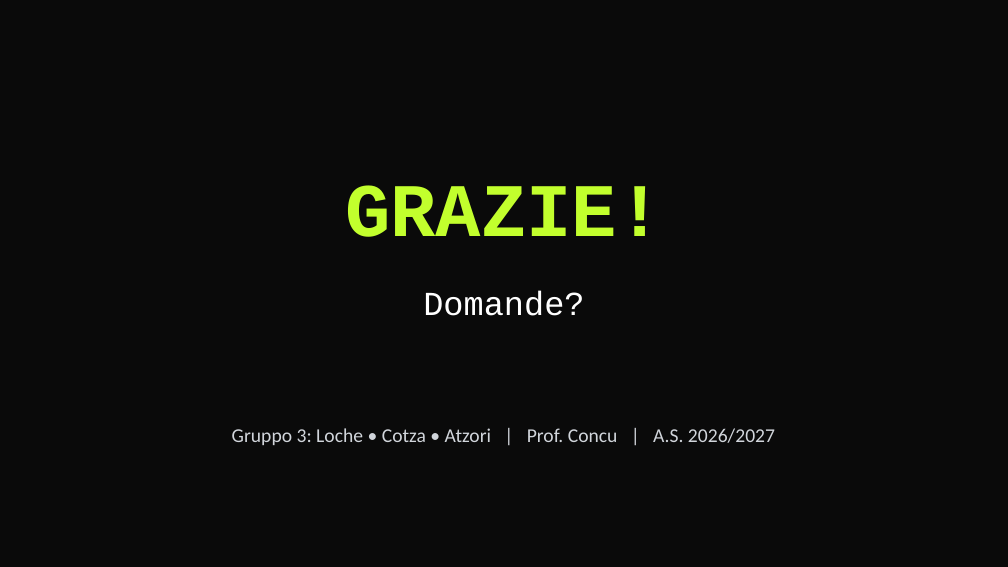
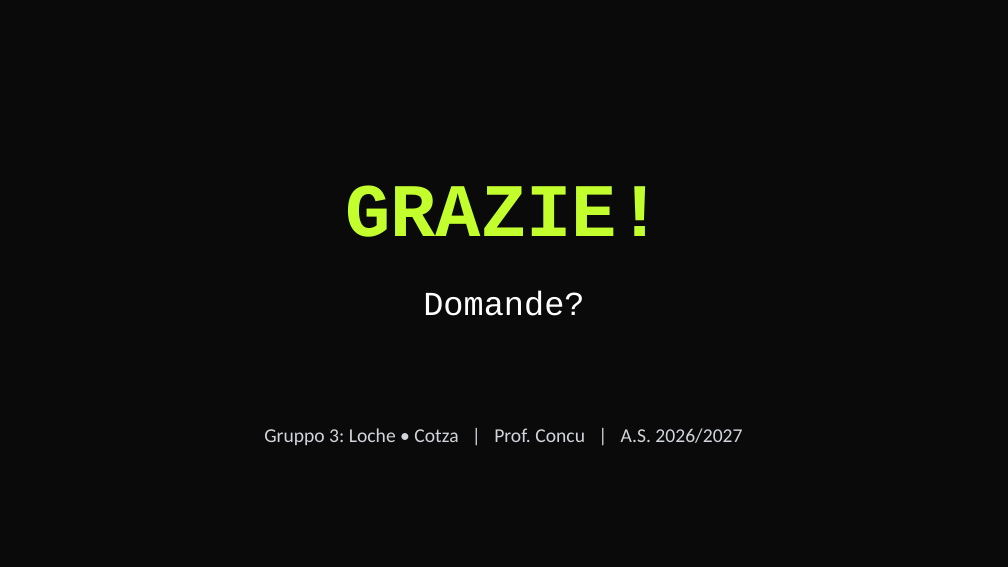
Before and after one commit to Pepuzzzly/giococoncu, a slide deck: slide 16 of Presentazione-Gruppo3.pptx. Drawn at 1008x567 pixels with LibreOffice and Linux fonts; fonts in the diff are those of the drawing. Boxes give left, top, right and bottom in pixels: in the first picture for what was removed or moved away, otherwise in the second. Text is boxed around its words. In the diff, an @@ line names an element or a change of style, - is before the commit and + after.

```diff
--- a/Presentazione-Gruppo3.pptx
+++ b/Presentazione-Gruppo3.pptx
@@ text at [264, 428, 742, 445]: text changed @@
-Gruppo 3: Loche • Cotza • Atzori | Prof. Concu | A.S. 2026/2027
+Gruppo 3: Loche • Cotza | Prof. Concu | A.S. 2026/2027
```
Also in this commit, not shown: 2 other slides changed, 2 other files.
